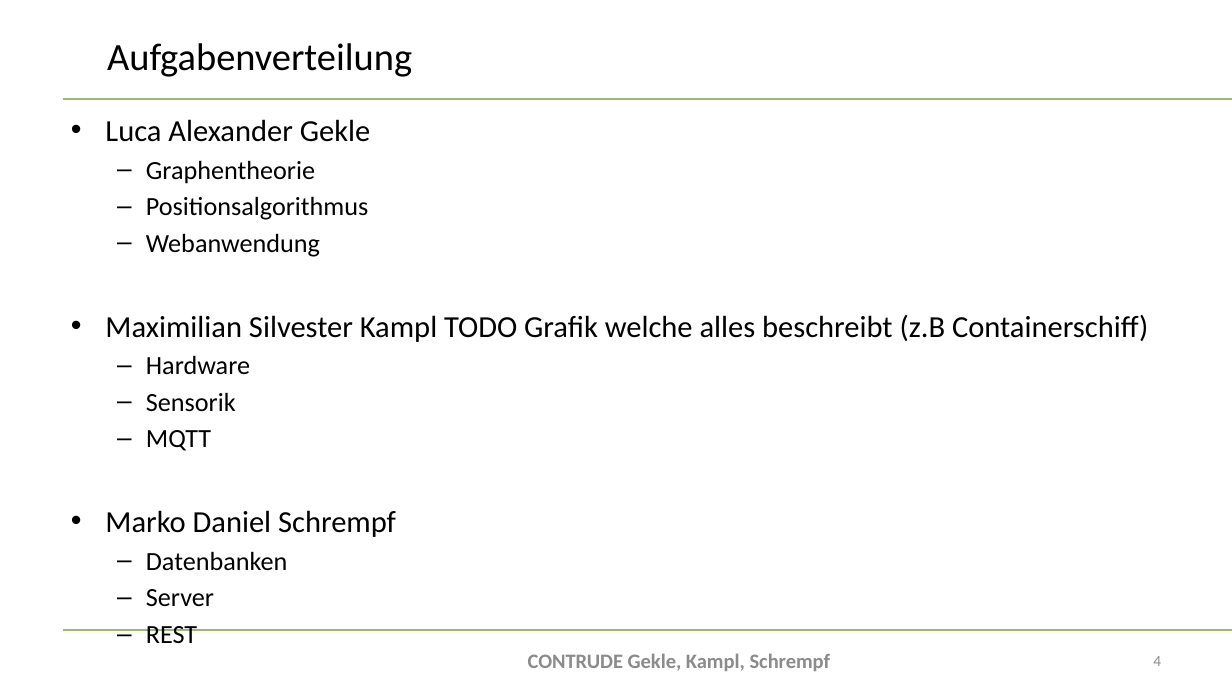
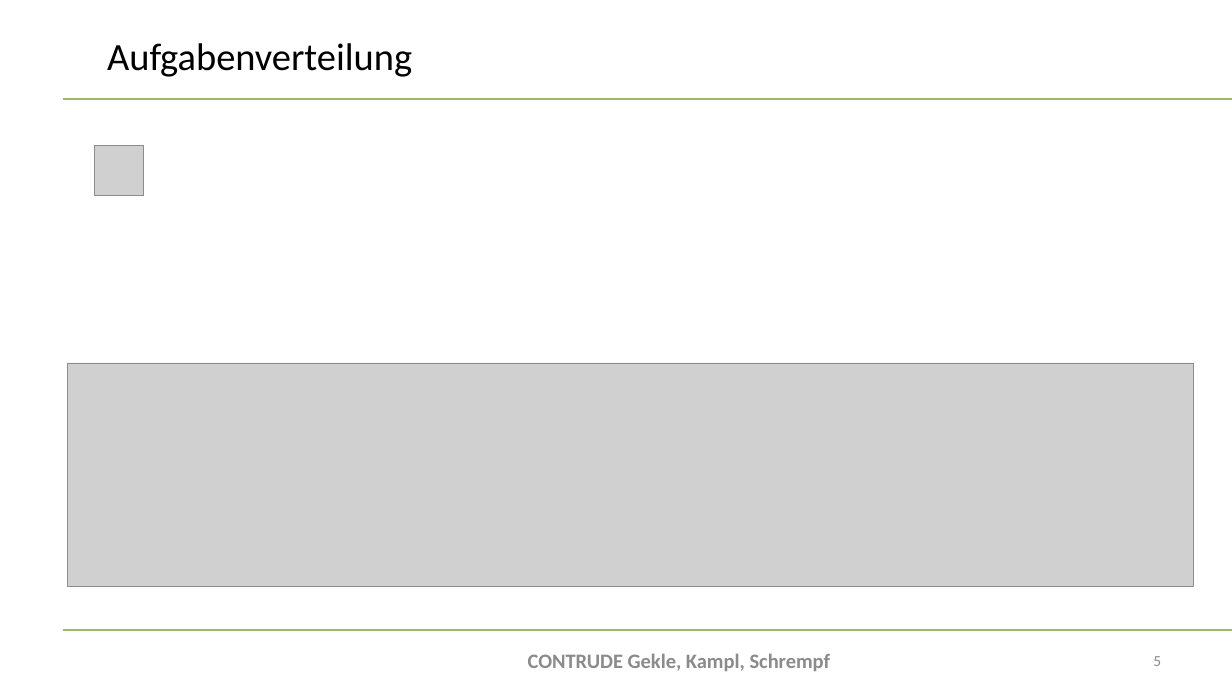
Before and after one commit to bitsneak/Contrude, a slide deck: slide 5 of Diplomarbeit/doc/Presentations/DA-Präsentation2024_Erstpräsentation.pptx (slide 4 before the commit). Drawn at 1232x693 pixels with LibreOffice and Linux fonts; fonts in the diff are those of the drawing; grey boxes stand for pictures; background and template pictures are left out. Boxes give left, top, right and bottom in pixels: in the first picture for what was removed or moved away, otherwise in the second. Text is boxed around its words. In the diff, an @@ line names an element or a change of style, - is before the commit and + after.

Commit message:
Almost final version of Presentation: \n Todo: Make Gant-Diagramm #26

```diff
--- a/Diplomarbeit/doc/Presentations/DA-Präsentation2024_Erstpräsentation.pptx
+++ b/Diplomarbeit/doc/Presentations/DA-Präsentation2024_Erstpräsentation.pptx
@@ text removed at (x1=105, y1=119, x2=1148, y2=606) @@
-• Luca Alexander Gekle
-  – Graphentheorie
-  – Positionsalgorithmus
-  – Webanwendung
-• Maximilian Silvester Kampl TODO Grafik welche alles beschreibt (z.B Containerschiff)
-  – Hardware
-  – Sensorik
-  – MQTT
-• Marko Daniel Schrempf
-  – Datenbanken
-  – Server
-  – REST
@@ picture added at (x1=94, y1=146, x2=143, y2=195) @@
@@ picture added at (x1=67, y1=363, x2=1195, y2=587) @@
@@ page number at (x1=1153, y1=656, x2=1161, y2=666): text changed @@
-4
+5
```
Also in this commit, not shown: 6 other slides changed, 6 slides added, 2 slides removed, 1 other file.
